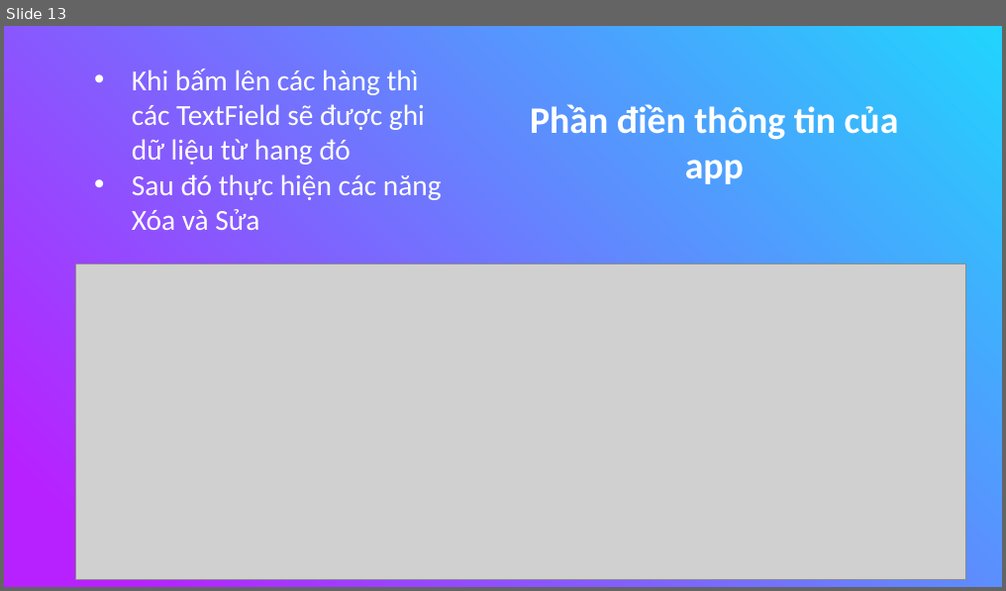
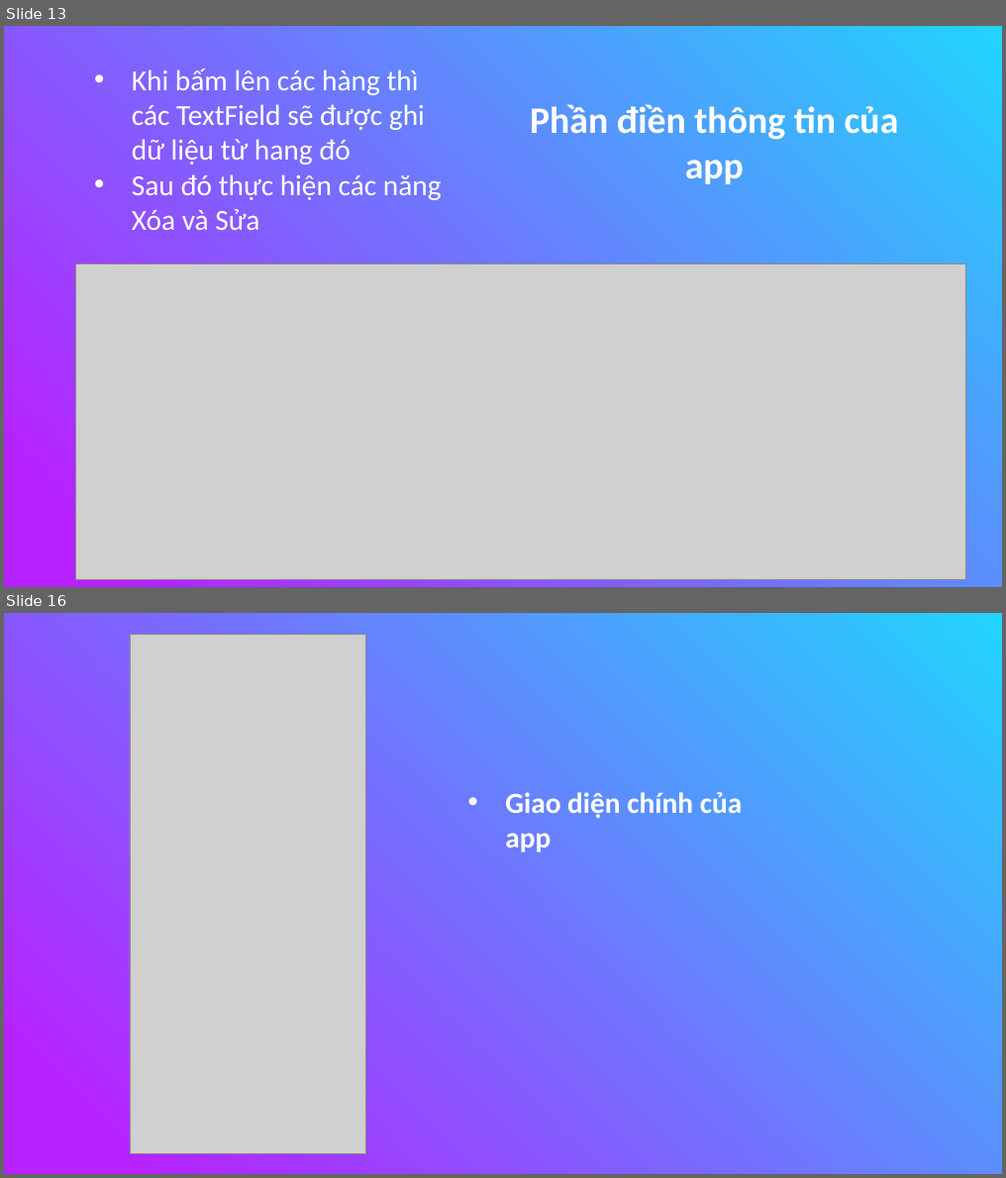
Before and after one commit to nguyenduydan/63133615_AndroidProgramming, a slide deck: KTGK_63133615/KTGK_63133615.pptx. Shown one above the other, each under a label of ours: slide 13 before the commit, slides 13 and 16 after it; the slides between them are not shown. The pictures are 1006x591 and 1006x1178 pixels, drawn with LibreOffice and Linux fonts; fonts in the diff are those of the drawing; grey boxes stand for pictures. Boxes give left, top, right and bottom in pixels: in the first picture for what was removed or moved away, otherwise in the second. Text is boxed around its words. In the diff, an @@ line names an element or a change of style, - is before the commit and + after.

```diff
--- a/KTGK_63133615/KTGK_63133615.pptx
+++ b/KTGK_63133615/KTGK_63133615.pptx
@@ slide 16 added at (4,613,1002,1174), background gradient #21D4FD to #B721FF @@
@@ picture added at (130,634,365,1154) @@
@@ text added at (505,792,743,853), 28 pt, text #FFFFFF, bold @@
+• Giao diện chính của app
```
Also in this commit, not shown: 5 other slides added, 37 other files.
